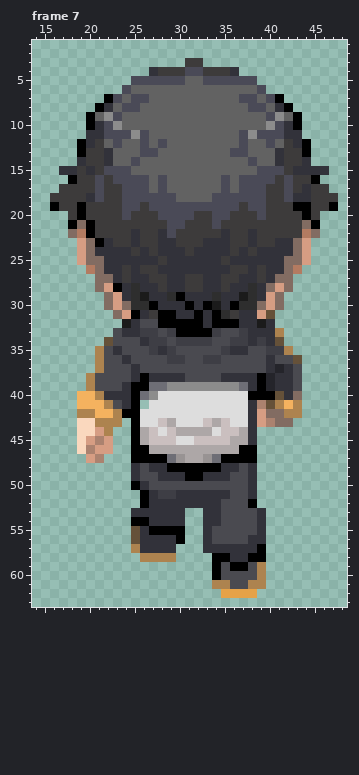
Two states of a pixel-art file, Sprites/Subaru/set.ase. Above, as it was before the edit.
64x64 pixels, 12 frames. Colours within 5 levels of each other are drawn and written as one. Shown: frame 7: x 14..48, y 1..63. The commit also changed other frames, which this record leaves out.
The same view after the edit:
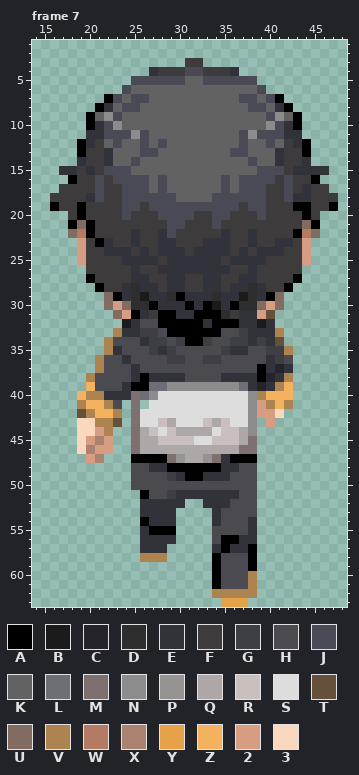
Palette (. is transparent): A #000000  B #1b1b1b  C #24242a  D #2e2e2e  E #32323a  F #3d3b3b  G #3e3e45  H #4a4a50  J #4a4a57  K #626262  L #6e6e76  M #7e7070  N #8c8c8c  P #989393  Q #ada7a7  R #cabfbf  S #dddddd  T #655139  U #826c62  V #ad834f  W #b37b61  X #ab826f  Y #e6a248  Z #f4b25f  2 #d69d83  3 #fad8be
Changes in this commit:
layer "Rough" now shown
Changed rows in their new state; - is an unchanged pixel.
Frame 7, layer "Head":
first column x 19:
22 ------------------------A
23 -F----------------------F
24 -FF--------------------FF
25 -FFFF----------------FFFF
26 -FFFF----------------FFFF
27 -AFFF----------------FFFA
28 --AFF----------------FFA-
29 ----A----------------A---
31 --------------A----------
33 ----V-----A----A---------
34 ---V--------AA-----------
35 --.V---------------------
36 ----------------------G-.
37 --------------------A---.
38 -----------------------V.
39 -Z------------------CEVZ.
40 -V----M------------NVZZZ.
41 V----.M------------N2VZV.
42 T----.M------------N-23..
43 ----T-M------------N.2..-
44 ------M------------N-----
45 ------M-Q--RRSS--R-M-----
46 ------MQ----------MM-----
47 ----------M----ME--------
48 ------H------------H-----
49 ------H--HG--------H-----
50 ------HH-----------H-----
51 --------HH-------E-H-----
52 -------E----..--E--H-----
53 ------.----.--.-----.----
54 ------.----.--.----E.----
55 ------.----.--.----E.----
56 ------.----.--.-AAE-.----
57 ------.---.---.-A--A.----
58 ----------.-----HHH-.----
59 -----------------HHA.----
60 -------------------V.----
61 ---------------AH---.----
62 ---------------VVVVV-----
63 ----------------YYY------
